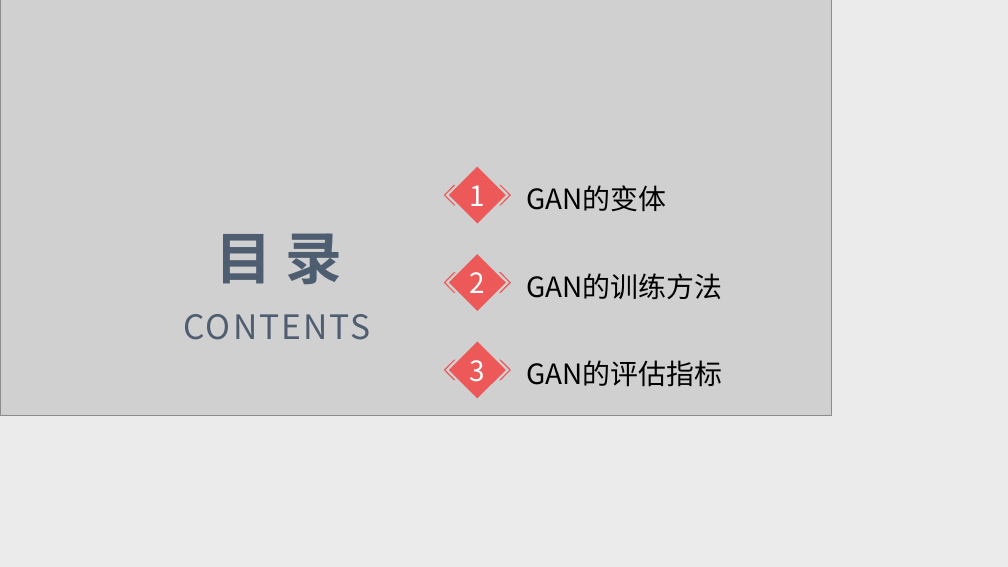
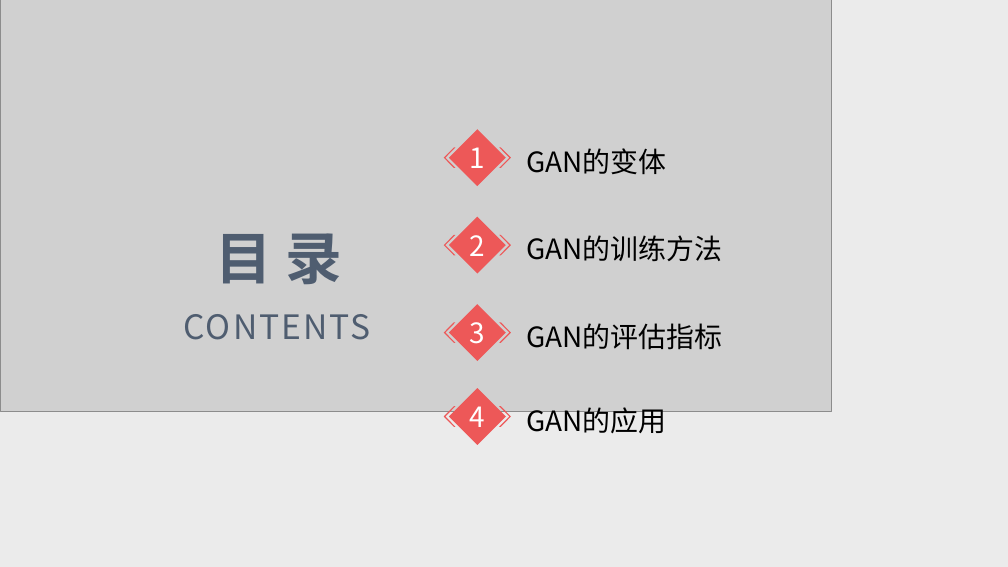
Before and after one commit to Taurids/PaperEcho, a slide deck: slide 2 of Week11/生成对抗网络综述.pptx. Drawn at 1008x567 pixels with LibreOffice and Linux fonts; fonts in the diff are those of the drawing; grey boxes stand for pictures. Boxes give left, top, right and bottom in pixels: in the first picture for what was removed or moved away, otherwise in the second. Text is boxed around its words. In the diff, an @@ line names an element or a change of style, - is before the commit and + after.

```diff
--- a/Week11/生成对抗网络综述.pptx
+++ b/Week11/生成对抗网络综述.pptx
@@ 2 texts, 2 freeform shapes: place and size @@
-2 texts, 2 freeform shapes at <box>444,166,722,387</box>
+2 texts, 2 freeform shapes at <box>444,129,722,350</box>
@@ text "GAN的训练方法": place and size @@
-text "GAN的训练方法" at <box>526,273,722,299</box>
+text "GAN的训练方法" at <box>526,235,722,261</box>
@@ freeform shape "3": place and size @@
-freeform shape "3" at <box>444,342,511,399</box>
+freeform shape "3" at <box>444,304,511,361</box>
@@ freeform shape added at <box>444,388,511,445</box>, fill #ED5858, 26.7 pt, text #FFFFFF @@
+4
@@ text added at <box>526,407,666,433</box>, 26.7 pt, text #000000 @@
+GAN的应用
```
Also in this commit, not shown: 1 other slide changed, 5 slides added.
